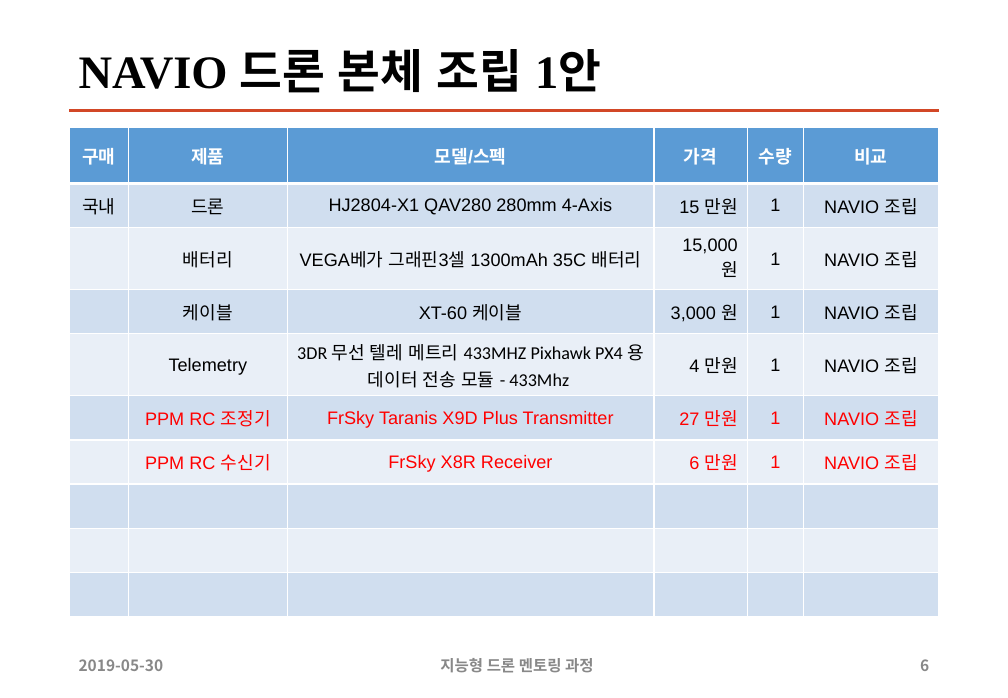
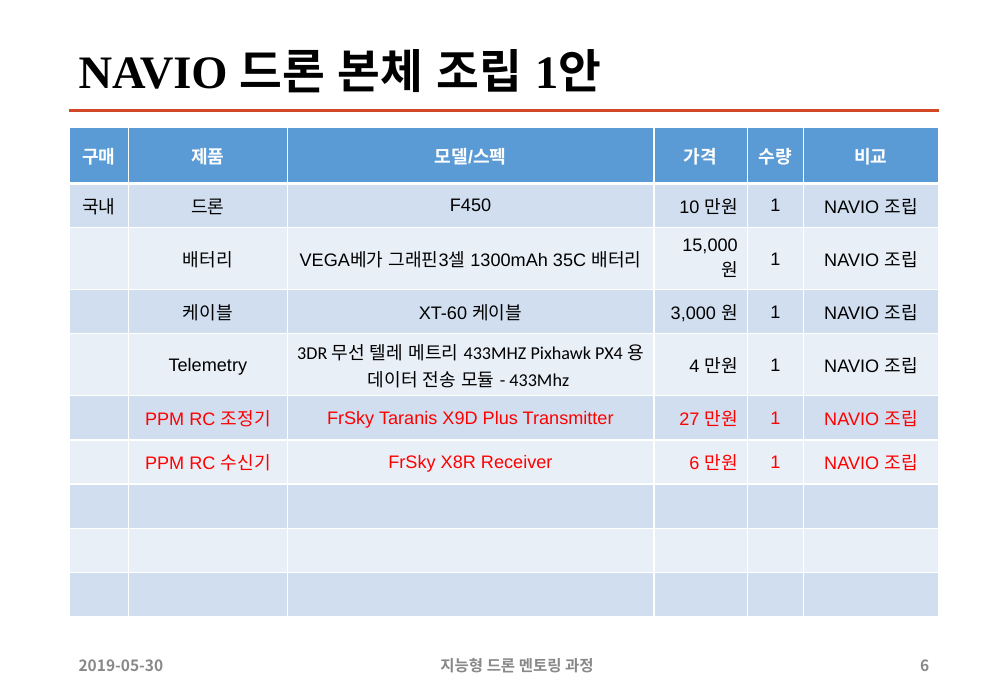
Before and after one commit to sunabove/autopilot_doc, a slide deck: slide 6 of 120 구매/108 2차 지능형 드론 멘토링 HW 구매 목록 19년 6월 V1.2.1.pptx. Drawn at 1008x698 pixels with LibreOffice and Linux fonts; fonts in the diff are those of the drawing. Boxes give left, top, right and bottom in pixels: in the first picture for what was removed or moved away, otherwise in the second. Text is boxed around its words. In the diff, an @@ line names an element or a change of style, - is before the commit and + after.

```diff
--- a/120 구매/108 2차 지능형 드론 멘토링 HW 구매 목록 19년 6월 V1.2.1.pptx
+++ b/120 구매/108 2차 지능형 드론 멘토링 HW 구매 목록 19년 6월 V1.2.1.pptx
@@ table at [69, 128, 938, 588] @@
-row 2, column 3: HJ2804-X1 QAV280 280mm 4-Axis
+row 2, column 3: F450
-row 2, column 4: 15 만원
+row 2, column 4: 10 만원
```
Also in this commit, not shown: 1 other slide changed, 19 other files.
